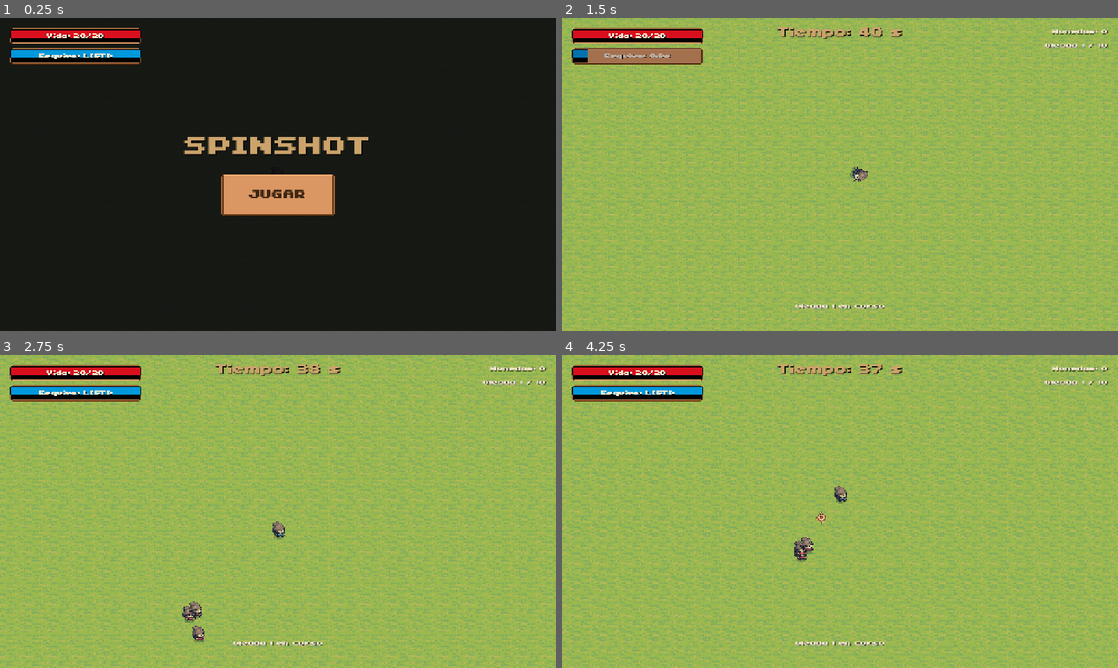
Above: before the commit, frames 1-4 (two rows, left to right).
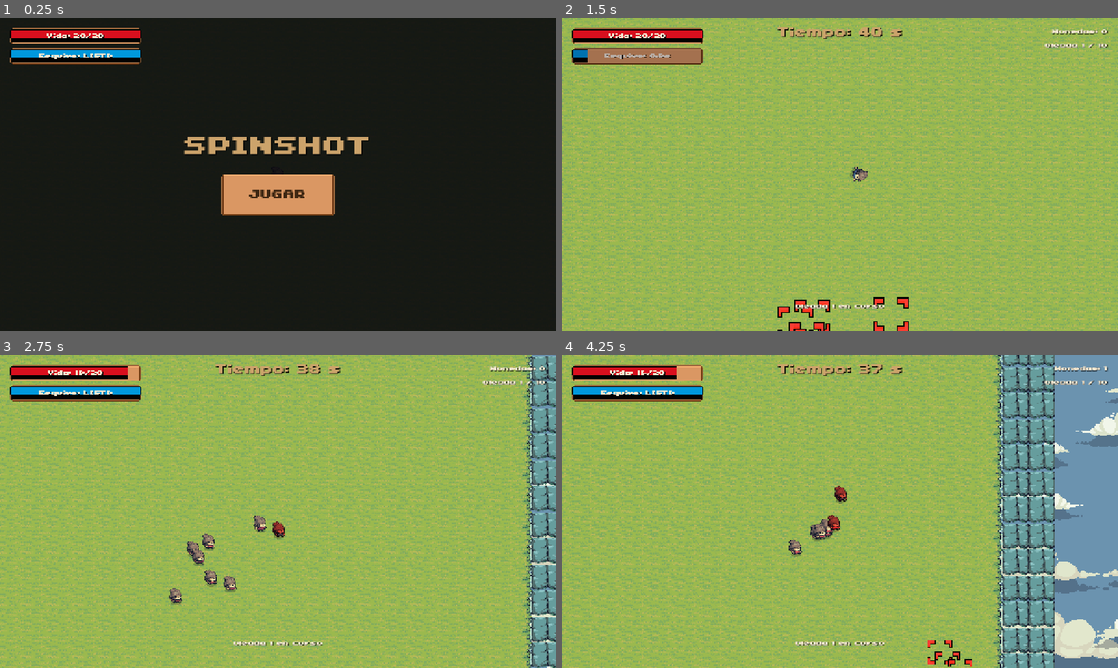
Above: after the commit, the same moments.

Repository: 4FCC/spinshot
Game: Godot game, scene res://Scenes/Main.tscn
Two runs of this game, one before a commit and one after it. Both use one fixed random seed, a clock stepped at 60 frames per second and the inputs below.
Inputs (mouse positions are in pixels of both pictures, inside the frame that each line leads up to):
- Up to frame 1 (0.25 s): no input
- Up to frame 2 (1.5 s): click (840, 196) at 0.5 s; tap Enter at 1.25 s; move the mouse to (962, 158) at 1.27 s; hold D (Derecha) from 1.28 s (still down); tap Space (dodge) at 1.35 s
- Up to frame 3 (2.75 s): move the mouse to (166, 527) at 2.02 s; release D (Derecha) at 2.03 s; hold S (Abajo) from 2.03 s (still down); tap N (end_wave) at 2.1 s
- Up to frame 4 (4.25 s): move the mouse to (895, 442) at 2.77 s; release S (Abajo) at 2.78 s; hold D (Derecha) 2.78-3.53 s; hold Right mouse button (shoot) 2.78-3.53 s; move the mouse to (812, 574) at 3.52 s; hold W (Arriba) from 3.53 s (still down); click (812, 574) at 3.6 s

The runs differ from the first frame. In frame 2, 0.6% of the frame differs, in the area x 38-63%, y 89-100%; in frame 3, 6.6%; in frame 4, 23%, in the area x 8-100%, y 0-100%.

Commit message:
Mapa más pequeño con borde de piedra y nubes; más enemigos; aura del Apoyo
- TileMap reducido ~25% (30x18 tiles) con anillo de PIEDRA que delimita el área
  y muros de colisión; el jugador no puede salir
- Exterior cubierto con nubes (Tiny Swords) + cielo de fondo (cloud_border.gd)
  para ocultar el fondo por defecto de Godot
- Misma base de mapa en Main y DEV-ROOM (consistencia)
- Validación de spawn ahora distingue césped de piedra (solo césped)
- Mayor densidad de enemigos: grupos 3-5/7-11, +prob. de grupo grande, menor
  intervalo entre grupos; spawn_radius ajustado al mapa más pequeño
- Enemigo de Apoyo: además de curar, otorga aura de +daño a aliados en rango;
  se refresca en rango y caduca al salir (tinte cálido en potenciados)

Co-Authored-By: Claude Opus 4.8 <noreply@anthropic.com>
Claude-Session: https://claude.ai/code/session_01EVFDgn2qQnY3SEDFH6Bwyc

Diff:
--- a/Scenes/DEV-ROOM.tscn
+++ b/Scenes/DEV-ROOM.tscn
@@ -1,73 +1,59 @@
-[gd_scene format=3 uid="uid://btj32n285qvra"]
+[gd_scene load_steps=8 format=3 uid="uid://btj32n285qvra"]
 
-[ext_resource type="Script" uid="uid://xlyuqnyxcm7e" path="res://Scripts/floor_builder.gd" id="1_dev"]
+[ext_resource type="Script" uid="uid://bfloorbuilder1" path="res://Scripts/floor_builder.gd" id="1_dev"]
 [ext_resource type="TileSet" uid="uid://juga8rjk4vmm" path="res://Scenes/grass_tileset.tres" id="2_tiles"]
 [ext_resource type="PackedScene" uid="uid://bm1uo2pxnjqa3" path="res://Scenes/Player.tscn" id="3_player"]
-[ext_resource type="Texture2D" uid="uid://cikn8oirta2on" path="res://Tiny Swords (Free Pack)/Tiny Swords (Free Pack)/Terrain/Resources/Wood/Trees/Tree1.png" id="4_tree"]
-[ext_resource type="Texture2D" uid="uid://lavmjk3u5jl" path="res://Tiny Swords (Free Pack)/Tiny Swords (Free Pack)/Terrain/Decorations/Rocks/Rock1.png" id="5_rock1"]
-[ext_resource type="Texture2D" uid="uid://d2ayd2fhcxm3g" path="res://Tiny Swords (Free Pack)/Tiny Swords (Free Pack)/Terrain/Decorations/Rocks/Rock2.png" id="6_rock2"]
-[ext_resource type="Texture2D" uid="uid://qgxqg03sl70c" path="res://Tiny Swords (Free Pack)/Tiny Swords (Free Pack)/Terrain/Decorations/Bushes/Bushe1.png" id="7_bush"]
-[ext_resource type="Texture2D" uid="uid://c16e210mehrka" path="res://Tiny Swords (Free Pack)/Tiny Swords (Free Pack)/Terrain/Resources/Wood/Trees/Stump 1.png" id="8_stump"]
 [ext_resource type="PackedScene" uid="uid://tuuflvma6emi" path="res://Scenes/GameMode.tscn" id="9_gm"]
-[ext_resource type="Script" uid="uid://ccf101yfvortf" path="res://Scripts/border_trees.gd" id="10_bt"]
-[ext_resource type="Script" uid="uid://cx33b1vu33ogl" path="res://Scripts/decoration_scatter.gd" id="11_ds"]
+[ext_resource type="Script" uid="uid://bcloudborder1" path="res://Scripts/cloud_border.gd" id="5_clouds"]
 
 [sub_resource type="RectangleShape2D" id="rs_wall_h"]
-size = Vector2(2176, 64)
+size = Vector2(2048, 64)
 
 [sub_resource type="RectangleShape2D" id="rs_wall_v"]
-size = Vector2(64, 2176)
+size = Vector2(64, 1280)
 
-[node name="DevRoom" type="Node2D" unique_id=252487460]
+[node name="DevRoom" type="Node2D"]
 script = ExtResource("1_dev")
-width = 32
-height = 32
+width = 30
+height = 18
 
-[node name="Ground" type="TileMapLayer" parent="." unique_id=204293783]
+[node name="Ground" type="TileMapLayer" parent="."]
 tile_set = ExtResource("2_tiles")
 
-[node name="Decorations" type="Node2D" parent="." unique_id=1210584264]
-script = ExtResource("11_ds")
-tree_texture = ExtResource("4_tree")
-rock_textures = Array[Texture2D]([ExtResource("5_rock1"), ExtResource("6_rock2")])
-bush_texture = ExtResource("7_bush")
-stump_texture = ExtResource("8_stump")
+[node name="CloudBorder" type="Node2D" parent="."]
+script = ExtResource("5_clouds")
+area_width = 1920.0
+area_height = 1152.0
 
-[node name="BorderTrees" type="Node2D" parent="." unique_id=1787672336]
-script = ExtResource("10_bt")
-tree_texture = ExtResource("4_tree")
-room_width_px = 2048
-room_height_px = 2048
+[node name="Walls" type="Node2D" parent="."]
 
-[node name="Walls" type="Node2D" parent="." unique_id=165067208]
+[node name="WallTop" type="StaticBody2D" parent="Walls"]
+position = Vector2(960, -32)
 
-[node name="WallTop" type="StaticBody2D" parent="Walls" unique_id=781684210]
-position = Vector2(1024, -32)
-
-[node name="CollisionShape2D" type="CollisionShape2D" parent="Walls/WallTop" unique_id=1950742441]
+[node name="CollisionShape2D" type="CollisionShape2D" parent="Walls/WallTop"]
 shape = SubResource("rs_wall_h")
 
-[node name="WallBottom" type="StaticBody2D" parent="Walls" unique_id=473515030]
-position = Vector2(1024, 2080)
+[node name="WallBottom" type="StaticBody2D" parent="Walls"]
+position = Vector2(960, 1184)
 
-[node name="CollisionShape2D" type="CollisionShape2D" parent="Walls/WallBottom" unique_id=1908556109]
+[node name="CollisionShape2D" type="CollisionShape2D" parent="Walls/WallBottom"]
 shape = SubResource("rs_wall_h")
 
-[node name="WallLeft" type="StaticBody2D" parent="Walls" unique_id=1907632666]
-position = Vector2(-32, 1024)
+[node name="WallLeft" type="StaticBody2D" parent="Walls"]
+position = Vector2(-32, 576)
 
-[node name="CollisionShape2D" type="CollisionShape2D" parent="Walls/WallLeft" unique_id=1777651126]
+[node name="CollisionShape2D" type="CollisionShape2D" parent="Walls/WallLeft"]
 shape = SubResource("rs_wall_v")
 
-[node name="WallRight" type="StaticBody2D" parent="Walls" unique_id=1756076585]
-position = Vector2(2080, 1024)
+[node name="WallRight" type="StaticBody2D" parent="Walls"]
+position = Vector2(1952, 576)
 
-[node name="CollisionShape2D" type="CollisionShape2D" parent="Walls/WallRight" unique_id=130617678]
+[node name="CollisionShape2D" type="CollisionShape2D" parent="Walls/WallRight"]
 shape = SubResource("rs_wall_v")
 
-[node name="Player" parent="." unique_id=598702551 instance=ExtResource("3_player")]
-position = Vector2(1024, 1024)
+[node name="Player" parent="." instance=ExtResource("3_player")]
+position = Vector2(960, 576)
 
-[node name="GameMode" parent="." unique_id=217773219 instance=ExtResource("9_gm")]
+[node name="GameMode" parent="." instance=ExtResource("9_gm")]
 debug_mode = true
 auto_start_waves = false
--- a/Scenes/Main.tscn
+++ b/Scenes/Main.tscn
@@ -4,58 +4,55 @@
 [ext_resource type="TileSet" uid="uid://juga8rjk4vmm" path="res://Scenes/grass_tileset.tres" id="2_tiles"]
 [ext_resource type="PackedScene" uid="uid://bm1uo2pxnjqa3" path="res://Scenes/Player.tscn" id="3_player"]
 [ext_resource type="PackedScene" uid="uid://tuuflvma6emi" path="res://Scenes/GameMode.tscn" id="4_gm"]
-[ext_resource type="Script" uid="uid://bbordertrees1" path="res://Scripts/border_trees.gd" id="5_bt"]
-[ext_resource type="Texture2D" uid="uid://cikn8oirta2on" path="res://Tiny Swords (Free Pack)/Tiny Swords (Free Pack)/Terrain/Resources/Wood/Trees/Tree1.png" id="6_tree"]
+[ext_resource type="Script" uid="uid://bcloudborder1" path="res://Scripts/cloud_border.gd" id="5_clouds"]
 
 [sub_resource type="RectangleShape2D" id="rs_wall_h"]
-size = Vector2(2688, 64)
+size = Vector2(2048, 64)
 
 [sub_resource type="RectangleShape2D" id="rs_wall_v"]
-size = Vector2(64, 1664)
+size = Vector2(64, 1280)
 
 [node name="Main" type="Node2D"]
 script = ExtResource("1_floor")
-width = 40
-height = 24
+width = 30
+height = 18
 
 [node name="Ground" type="TileMapLayer" parent="."]
 tile_set = ExtResource("2_tiles")
 
-[node name="BorderTrees" type="Node2D" parent="."]
-script = ExtResource("5_bt")
-tree_texture = ExtResource("6_tree")
-room_width_px = 2560
-room_height_px = 1536
-spacing = 192
+[node name="CloudBorder" type="Node2D" parent="."]
+script = ExtResource("5_clouds")
+area_width = 1920.0
+area_height = 1152.0
 
 [node name="Walls" type="Node2D" parent="."]
 
 [node name="WallTop" type="StaticBody2D" parent="Walls"]
-position = Vector2(1280, -32)
+position = Vector2(960, -32)
 
 [node name="CollisionShape2D" type="CollisionShape2D" parent="Walls/WallTop"]
 shape = SubResource("rs_wall_h")
 
 [node name="WallBottom" type="StaticBody2D" parent="Walls"]
-position = Vector2(1280, 1568)
+position = Vector2(960, 1184)
 
 [node name="CollisionShape2D" type="CollisionShape2D" parent="Walls/WallBottom"]
 shape = SubResource("rs_wall_h")
 
 [node name="WallLeft" type="StaticBody2D" parent="Walls"]
-position = Vector2(-32, 768)
+position = Vector2(-32, 576)
 
 [node name="CollisionShape2D" type="CollisionShape2D" parent="Walls/WallLeft"]
 shape = SubResource("rs_wall_v")
 
 [node name="WallRight" type="StaticBody2D" parent="Walls"]
-position = Vector2(2592, 768)
+position = Vector2(1952, 576)
 
 [node name="CollisionShape2D" type="CollisionShape2D" parent="Walls/WallRight"]
 shape = SubResource("rs_wall_v")
 
 [node name="Player" parent="." instance=ExtResource("3_player")]
-position = Vector2(1280, 768)
+position = Vector2(960, 576)
 
 [node name="GameMode" parent="." instance=ExtResource("4_gm")]
 debug_mode = false
--- a/Scenes/grass_tileset.tres
+++ b/Scenes/grass_tileset.tres
@@ -14,6 +14,7 @@
 0:2/0 = 0
 1:2/0 = 0
 2:2/0 = 0
+6:4/0 = 0
 
 [resource]
 tile_size = Vector2i(64, 64)
--- /dev/null
+++ b/Scripts/cloud_border.gd
@@ -0,0 +1,80 @@
+extends Node2D
+
+# =============================================================================
+# CLOUD BORDER — Cubre el exterior del mapa con nubes (assets Tiny Swords)
+# =============================================================================
+# Oculta el fondo por defecto de Godot rodeando el área jugable con nubes y un
+# fondo de cielo. El área jugable (césped) queda libre porque el TileMap se
+# dibuja por encima (las nubes van detrás, z_index negativo).
+
+@export var area_width: float = 1920.0    # Ancho del césped en píxeles
+@export var area_height: float = 1152.0   # Alto del césped en píxeles
+@export var cloud_margin: float = 1000.0  # Cuánto se extienden las nubes hacia afuera
+@export var bg_margin: float = 3000.0     # Tamaño del cielo de fondo (barato, 1 polígono)
+@export var sky_color: Color = Color(0.42, 0.58, 0.69)  # Cielo detrás de las nubes
+@export var step_x: float = 300.0         # Separación horizontal entre nubes
+@export var step_y: float = 150.0         # Separación vertical entre nubes
+
+const CLOUD_PATHS := [
+	"res://Tiny Swords (Free Pack)/Tiny Swords (Free Pack)/Terrain/Decorations/Clouds/Clouds_01.png",
+	"res://Tiny Swords (Free Pack)/Tiny Swords (Free Pack)/Terrain/Decorations/Clouds/Clouds_02.png",
+	"res://Tiny Swords (Free Pack)/Tiny Swords (Free Pack)/Terrain/Decorations/Clouds/Clouds_03.png",
+	"res://Tiny Swords (Free Pack)/Tiny Swords (Free Pack)/Terrain/Decorations/Clouds/Clouds_04.png",
+	"res://Tiny Swords (Free Pack)/Tiny Swords (Free Pack)/Terrain/Decorations/Clouds/Clouds_05.png",
+	"res://Tiny Swords (Free Pack)/Tiny Swords (Free Pack)/Terrain/Decorations/Clouds/Clouds_06.png",
+	"res://Tiny Swords (Free Pack)/Tiny Swords (Free Pack)/Terrain/Decorations/Clouds/Clouds_07.png",
+	"res://Tiny Swords (Free Pack)/Tiny Swords (Free Pack)/Terrain/Decorations/Clouds/Clouds_08.png",
+]
+
+func _ready() -> void:
+	var rng := RandomNumberGenerator.new()
+	rng.randomize()
+	var textures: Array = []
+	for p in CLOUD_PATHS:
+		var t = load(p)
+		if t != null:
+			textures.append(t)
+
+	_build_sky()
+	if not textures.is_empty():
+		_build_clouds(textures, rng)
+
+func _build_sky() -> void:
+	# Fondo de cielo: un único polígono grande detrás de todo para que nunca se
+	# vea el gris por defecto, aunque las nubes dejen huecos.
+	var sky := Polygon2D.new()
+	sky.color = sky_color
+	sky.z_index = -100
+	sky.polygon = PackedVector2Array([
+		Vector2(-bg_margin, -bg_margin),
+		Vector2(area_width + bg_margin, -bg_margin),
+		Vector2(area_width + bg_margin, area_height + bg_margin),
+		Vector2(-bg_margin, area_height + bg_margin),
+	])
+	add_child(sky)
+
+func _build_clouds(textures: Array, rng: RandomNumberGenerator) -> void:
+	# Banda de nubes alrededor del césped. Se omiten las posiciones que caen
+	# dentro del área jugable (allí el césped tapa de todos modos).
+	var inset := 80.0   # solapan un poco sobre el borde de piedra
+	var y := -cloud_margin
+	while y <= area_height + cloud_margin:
+		var x := -cloud_margin
+		while x <= area_width + cloud_margin:
+			var inside := x > inset and x < area_width - inset and y > inset and y < area_height - inset
+			if not inside:
+				_place_cloud(textures, rng, Vector2(x, y))
+			x += step_x
+		y += step_y
+
+func _place_cloud(textures: Array, rng: RandomNumberGenerator, pos: Vector2) -> void:
+	var s := Sprite2D.new()
+	s.texture = textures[rng.randi() % textures.size()]
+	s.texture_filter = CanvasItem.TEXTURE_FILTER_NEAREST
+	s.z_index = -50
+	s.position = pos + Vector2(rng.randf_range(-60.0, 60.0), rng.randf_range(-40.0, 40.0))
+	var sc := rng.randf_range(0.7, 1.15)
+	s.scale = Vector2(sc, sc)
+	s.flip_h = rng.randf() < 0.5
+	s.modulate = Color(1, 1, 1, rng.randf_range(0.9, 1.0))
+	add_child(s)
--- a/Scripts/enemy.gd
+++ b/Scripts/enemy.gd
@@ -41,6 +41,11 @@
 var _dead: bool = false
 var _lethal: bool = false      # bajo efecto de "giro letal"
 var passive: bool = false      # enemigo de prueba (DEV-ROOM): no ataca
+
+# Aura de daño del enemigo de Apoyo: bonificación temporal que se refresca
+# mientras el enemigo está dentro del radio y caduca al salir.
+var _buff_amount: int = 0
+var _buff_timer: float = 0.0
 
 const LETHAL_SPIN_SPEED := 18.0   # rad/s mientras gira hasta morir
 
@@ -87,6 +92,13 @@
 	if _dead:
 		return
 
+	# Caducidad del aura de daño (si el Apoyo deja de refrescarla, desaparece).
+	if _buff_timer > 0.0:
+		_buff_timer -= delta
+		if _buff_timer <= 0.0:
+			_buff_amount = 0
+			sprite.modulate = _base_modulate()
+
 	# Giro letal: el enemigo gira en el sitio hasta morir; no hace nada más.
 	if _lethal:
 		sprite.rotation += LETHAL_SPIN_SPEED * delta
@@ -125,7 +137,7 @@
 		return
 	for body in hitbox.get_overlapping_bodies():
 		if body.is_in_group("player") and body.has_method("take_damage"):
-			body.take_damage(contact_damage)
+			body.take_damage(contact_damage + _buff_amount)
 			_attack_timer = attack_cooldown
 			break
 
@@ -171,14 +183,32 @@
 	var timer := get_tree().create_timer(0.12)
 	timer.timeout.connect(func():
 		if is_instance_valid(self) and not _dead:
-			sprite.modulate = Color.WHITE)
+			sprite.modulate = _base_modulate())
+
+# =============================================================================
+# AURA DE DAÑO (la aplica el enemigo de Apoyo)
+# =============================================================================
+func apply_damage_buff(amount: int, duration: float) -> void:
+	"""Otorga +daño mientras esté en rango. El Apoyo la refresca cada frame; al
+	salir del radio deja de refrescarse y caduca (ver _physics_process)."""
+	if _dead:
+		return
+	var was_active := _buff_amount > 0
+	_buff_amount = max(_buff_amount, amount)
+	_buff_timer = max(_buff_timer, duration)
+	if not was_active:
+		sprite.modulate = _base_modulate()
+
+func _base_modulate() -> Color:
+	# Tinte cálido mientras el enemigo está potenciado por el aura de daño.
+	return Color(1.0, 0.72, 0.55) if _buff_amount > 0 else Color.WHITE
 
 func _flash() -> void:
 	sprite.modulate = Color(1, 0.4, 0.4)
 	var timer := get_tree().create_timer(0.1)
 	timer.timeout.connect(func():
 		if is_instance_valid(self):
-			sprite.modulate = Color.WHITE)
+			sprite.modulate = _base_modulate())
 
 func _die() -> void:
 	_dead = true
--- a/Scripts/floor_builder.gd
+++ b/Scripts/floor_builder.gd
@@ -1,17 +1,21 @@
 extends Node2D
 
 # =============================================================================
-# FLOOR BUILDER — Genera un suelo de césped en el TileMapLayer hijo "Ground"
+# FLOOR BUILDER — Suelo de césped con borde de piedra en el TileMapLayer "Ground"
 # =============================================================================
-# Reutilizable por cualquier escena (Main, DEV-ROOM, etc.). Solo construye el
-# suelo; la lógica de juego vive en GameMode.
+# Reutilizable por cualquier escena (Main, DEV-ROOM). Construye:
+#   - Un campo de césped (autotile 3x3 con bordes de maleza) de width x height.
+#   - Un anillo de PIEDRA alrededor que delimita visualmente el área jugable.
+# Las colisiones (muros) y las nubes exteriores las ponen la escena / CloudBorder.
 
-@export var width: int = 40    # Ancho del suelo en tiles
-@export var height: int = 24   # Alto del suelo en tiles
+@export var width: int = 30     # Ancho del césped en tiles (≈25% menos que antes)
+@export var height: int = 18    # Alto del césped en tiles
+@export var stone_border: int = 2   # Grosor del anillo de piedra (en tiles)
 
 @onready var ground: TileMapLayer = $Ground
 
 const SOURCE_ID := 0
+# Césped (bloque autotile superior-izquierdo del Tilemap)
 const TILE_TL := Vector2i(0, 0)
 const TILE_TOP := Vector2i(1, 0)
 const TILE_TR := Vector2i(2, 0)
@@ -21,14 +25,20 @@
 const TILE_BL := Vector2i(0, 2)
 const TILE_BOTTOM := Vector2i(1, 2)
 const TILE_BR := Vector2i(2, 2)
+# Piedra (cara de roca del Tilemap) para el borde
+const TILE_STONE := Vector2i(6, 4)
 
 func _ready() -> void:
 	_build_floor()
 
 func _build_floor() -> void:
-	for y in range(height):
-		for x in range(width):
-			ground.set_cell(Vector2i(x, y), SOURCE_ID, _tile_for(x, y))
+	# Anillo de piedra alrededor del césped
+	for y in range(-stone_border, height + stone_border):
+		for x in range(-stone_border, width + stone_border):
+			if x >= 0 and x < width and y >= 0 and y < height:
+				ground.set_cell(Vector2i(x, y), SOURCE_ID, _tile_for(x, y))
+			else:
+				ground.set_cell(Vector2i(x, y), SOURCE_ID, TILE_STONE)
 
 func _tile_for(x: int, y: int) -> Vector2i:
 	var left := x == 0
--- a/Scripts/game_mode.gd
+++ b/Scripts/game_mode.gd
@@ -21,17 +21,17 @@
 @export var boss_scene: PackedScene        # Aparece al terminar la última oleada
 
 @export_group("Oleadas")
-@export var spawn_radius: float = 650.0   # Distancia a la que aparecen del jugador
+@export var spawn_radius: float = 480.0   # Distancia a la que aparecen del jugador
 @export var wave_duration: float = 40.0   # Segundos que dura cada oleada
 @export var total_waves: int = 10         # Tras la última oleada aparece el jefe
 
 @export_group("Aparición por grupos")
 @export var spawn_warning_time: float = 1.2   # Aviso visual antes de cada grupo
-@export var large_group_chance: float = 0.35  # Probabilidad de grupo grande
-@export var small_group_min: int = 2
-@export var small_group_max: int = 4
-@export var large_group_min: int = 6
-@export var large_group_max: int = 10
+@export var large_group_chance: float = 0.4   # Probabilidad de grupo grande
+@export var small_group_min: int = 3
+@export var small_group_max: int = 5
+@export var large_group_min: int = 7
+@export var large_group_max: int = 11
 
 @export_group("Modo")
 # Main: debug_mode = false (auto), DEV-ROOM: debug_mode = true (manual + atajos).
@@ -333,7 +333,7 @@
 func _group_interval() -> float:
 	# Como ahora aparecen grupos (varios enemigos), se espacian más que el
 	# intervalo de un solo enemigo, y se cuenta también el tiempo de aviso.
-	return _spawn_interval() * 4.0 + spawn_warning_time
+	return _spawn_interval() * 3.0 + spawn_warning_time
 
 func _pick_enemy_scene() -> PackedScene:
 	"""Elige un tipo de enemigo de la oleada actual por peso (ignora nulos)."""
@@ -407,12 +407,18 @@
 			return r
 	return null
 
+func _is_grass_cell(cell: Vector2i) -> bool:
+	# Hay tile y es del bloque de césped (atlas 0..2, 0..2), no del borde de piedra.
+	if _ground.get_cell_source_id(cell) == -1:
+		return false
+	var a := _ground.get_cell_atlas_coords(cell)
+	return a.x >= 0 and a.x <= 2 and a.y >= 0 and a.y <= 2
+
 func _is_on_grass(world_pos: Vector2) -> bool:
 	# Sin tilemap localizado no se puede validar: se acepta el punto.
 	if _ground == null or not is_instance_valid(_ground):
 		return true
-	var cell := _ground.local_to_map(_ground.to_local(world_pos))
-	return _ground.get_cell_source_id(cell) != -1
+	return _is_grass_cell(_ground.local_to_map(_ground.to_local(world_pos)))
 
 func _pick_grass_point_near_player() -> Vector2:
 	"""Devuelve un punto sobre césped alrededor del jugador. Prueba varios
@@ -450,7 +456,7 @@
 		var cx := used.position.x + (randi() % used.size.x)
 		var cy := used.position.y + (randi() % used.size.y)
 		var cell := Vector2i(cx, cy)
-		if _ground.get_cell_source_id(cell) == -1:
+		if not _is_grass_cell(cell):
 			continue
 		var w: Vector2 = _ground.to_global(_ground.map_to_local(cell))
 		fallback = w
--- a/Scripts/support_minion.gd
+++ b/Scripts/support_minion.gd
@@ -11,6 +11,7 @@
 @export var heal_interval: float = 1.5
 @export var heal_radius: float = 240.0
 @export var preferred_distance: float = 360.0  # Distancia mínima al jugador
+@export var damage_buff: int = 1               # +daño que otorga a aliados en rango
 
 var _heal_timer: float = 0.0
 
@@ -43,6 +44,10 @@
 	var move := target - global_position
 	velocity = move.normalized() * move_speed if move.length() > 10.0 else Vector2.ZERO
 
+	# Aura de daño: refresca el +daño en todos los aliados dentro del radio cada
+	# frame. Al salir del rango deja de refrescarse y la bonificación caduca.
+	_apply_damage_aura()
+
 	# Curación periódica de aliados cercanos
 	_heal_timer -= delta
 	if _heal_timer <= 0.0:
@@ -61,6 +66,16 @@
 			best = e
 	return best
 
+func _apply_damage_aura() -> void:
+	if damage_buff <= 0:
+		return
+	for e in get_tree().get_nodes_in_group("enemy"):
+		if e == self or not is_instance_valid(e):
+			continue
+		if global_position.distance_to(e.global_position) <= heal_radius and e.has_method("apply_damage_buff"):
+			# Duración corta: se renueva cada frame mientras siga en rango.
+			e.apply_damage_buff(damage_buff, 0.3)
+
 func _heal_allies() -> void:
 	var healed := false
 	for e in get_tree().get_nodes_in_group("enemy"):
Not shown, added: Scripts/cloud_border.gd.uid
Not shown, changed: docs/oleadas.md
